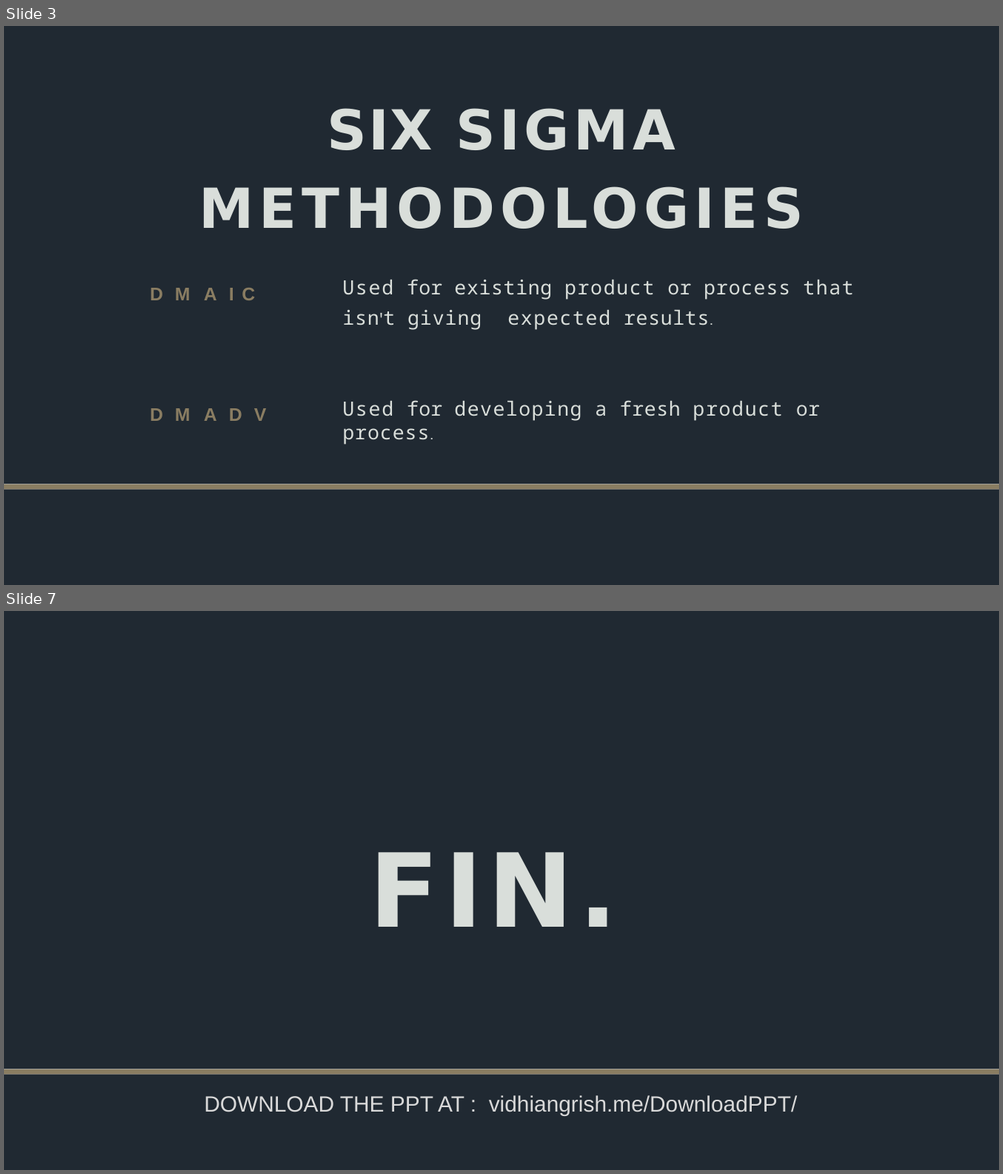
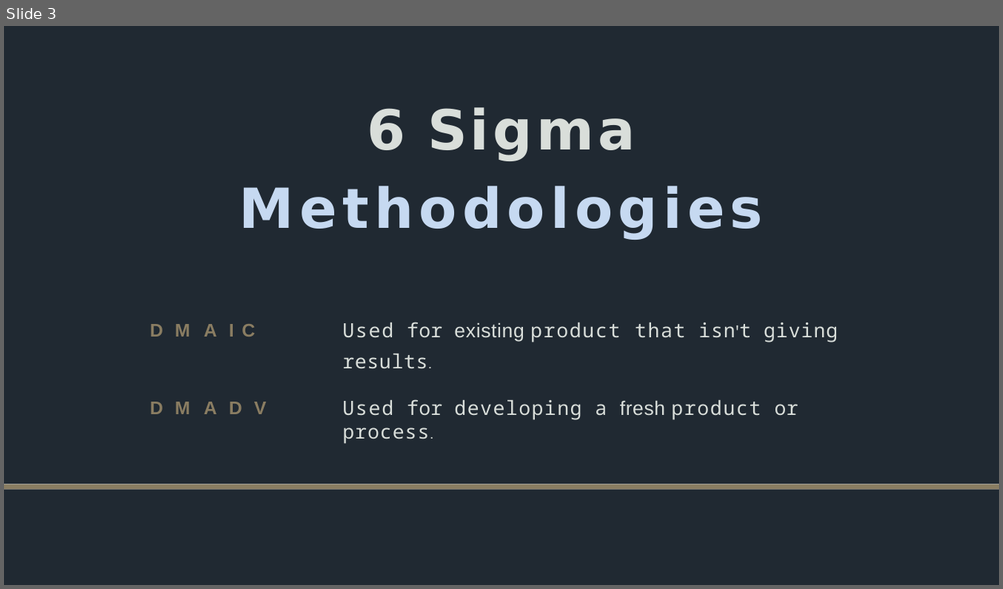
Before and after one commit to vd152/portfolio2, a slide deck: assets/img/IM.pptx. Shown one above the other, each under a label of ours: slides 3 and 7 before the commit, slide 3 after it; the slides between them are not shown. The pictures are 1003x1174 and 1003x589 pixels, drawn with LibreOffice and Linux fonts; fonts in the diff are those of the drawing. Boxes give left, top, right and bottom in pixels: in the first picture for what was removed or moved away, otherwise in the second. Text is boxed around its words. In the diff, an @@ line names an element or a change of style, - is before the commit and + after.

```diff
--- a/assets/img/IM.pptx
+++ b/assets/img/IM.pptx
@@ slide 7 removed at (x1=4, y1=611, x2=999, y2=1170), background #FFFFFF; not listed: 2 template elements that a slide beside it also shows @@
@@ title removed at (x1=370, y1=852, x2=617, y2=927) @@
-FIN.
@@ freeform shape removed at (x1=4, y1=1070, x2=999, y2=1074) @@
@@ text removed at (x1=204, y1=1096, x2=797, y2=1116) @@
-DOWNLOAD THE PPT AT : vidhiangrish.me/DownloadPPT/
@@ slide 3 changed as well @@
@@ title at (x1=239, y1=107, x2=763, y2=240): text changed; text colour #D9DEDA to #C6D9F1 @@
-SIX SIGMA
-METHODOLOGIES
+6 Sigma
+Methodologies
@@ text "D M A I C" moved from (x1=150, y1=288, x2=255, y2=301) to (x1=150, y1=324, x2=255, y2=337) @@
@@ text at (x1=342, y1=322, x2=837, y2=369): text changed @@
-Used for existing product or process that isn't giving expected results.
+Used for existing product that isn't giving results.
@@ text "D M A D V" moved from (x1=150, y1=409, x2=266, y2=421) to (x1=150, y1=402, x2=266, y2=414) @@
@@ text "Used for developing a fresh ..." at (x1=342, y1=400, x2=798, y2=444): font Noto Sans Mono to Arial in "fresh" @@
```
Also in this commit, not shown: 5 other slides changed, 1 slide added.
